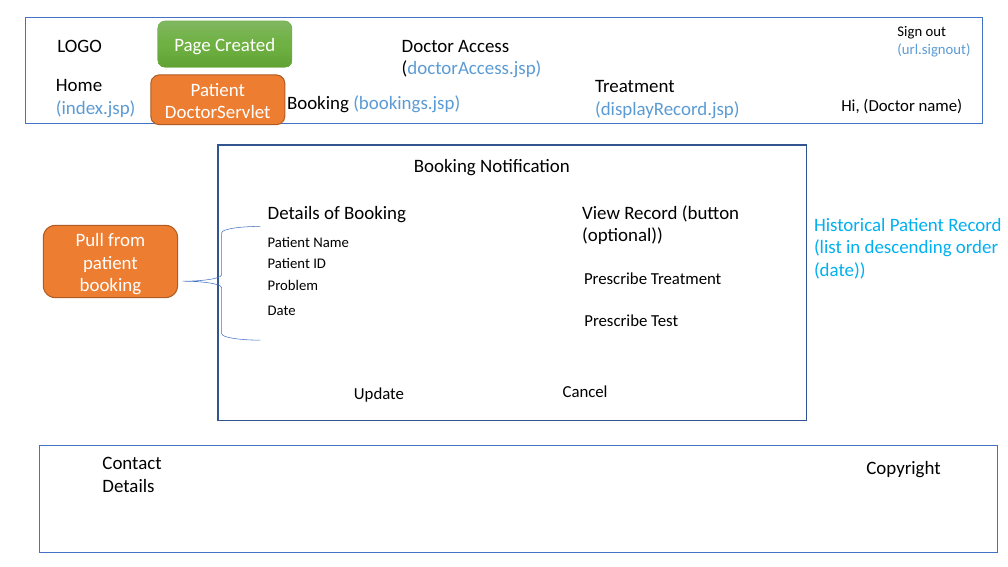
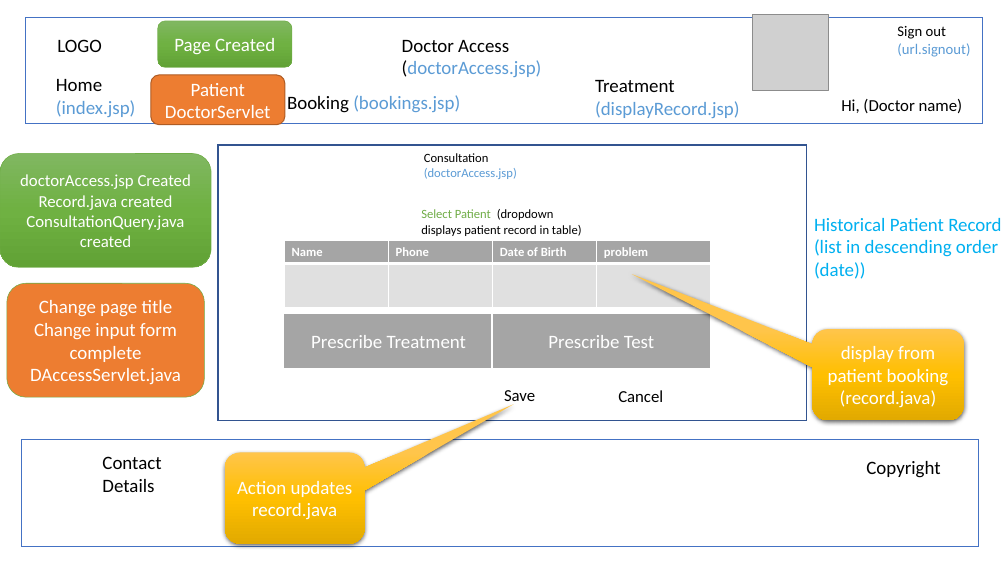
Before and after one commit to aaliceinw/ttagn2, a slide deck: slide 9 of Hospital Management Designv2.pptx (slide 11 before the commit). Drawn at 1008x567 pixels with LibreOffice and Linux fonts; fonts in the diff are those of the drawing; grey boxes stand for pictures. Boxes give left, top, right and bottom in pixels: in the first picture for what was removed or moved away, otherwise in the second. Text is boxed around its words. In the diff, an @@ line names an element or a change of style, - is before the commit and + after.

```diff
--- a/Hospital Management Designv2.pptx
+++ b/Hospital Management Designv2.pptx
@@ picture added at (752, 14, 828, 90) @@
@@ rounded rectangle added at (0, 154, 211, 268), fill gradient #81B861 to #6FB242 to #62A336, outline #70AD47 0.5 pt, 16 pt, text #FFFFFF @@
+doctorAccess.jsp Created
+Record.java created
+ConsultationQuery.java created
@@ text at (424, 153, 517, 179): text changed; size 18 to 12 pt; text colour #000000 to #5B9BD5 @@
-Booking Notification
+Consultation
+(doctorAccess.jsp)
@@ text at (421, 209, 582, 236): text changed; size 18 to 12 pt @@
-Details of Booking
+Select Patient (dropdown displays patient record in table)
@@ text removed at (582, 205, 739, 244) @@
-View Record (button (optional))
@@ rounded rectangle removed at (43, 225, 178, 298) @@
-Pull from patient booking
@@ left brace removed at (183, 226, 260, 340) @@
@@ text removed at (268, 237, 349, 247) @@
-Patient Name
@@ text removed at (268, 258, 326, 268) @@
-Patient ID
@@ table added at (284, 240, 712, 307), 2 rows, 4 columns @@
+Name | Phone | Date of Birth | problem
+ |  |  | 
@@ rounded rectangle added at (7, 284, 204, 398), fill #ED7D31, outline #70AD47 0.5 pt, 18 pt, text #FFFFFF @@
+Change page title
+Change input form
+complete DAccessServlet.java
@@ text removed at (268, 279, 318, 290) @@
-Problem
@@ text removed at (268, 305, 296, 315) @@
-Date
@@ rectangle "Prescribe Treatment" at (284, 314, 495, 369): size 16 to 18 pt, text colour #000000 to #FFFFFF; alignment left to centre; vertical alignment top to middle; fill none to #A5A5A5; outline none to #FFFFFF 1.5 pt @@
@@ rectangle "Prescribe Treatment": place and size @@
-rectangle "Prescribe Treatment" at (584, 272, 721, 284)
+rectangle "Prescribe Treatment" at (284, 314, 495, 369)
@@ rectangle "Prescribe Test": place and size @@
-rectangle "Prescribe Test" at (584, 314, 678, 326)
+rectangle "Prescribe Test" at (492, 314, 711, 369)
@@ rectangle "Prescribe Test" at (492, 314, 711, 369): size 16 to 18 pt, text colour #000000 to #FFFFFF; alignment left to centre; vertical alignment top to middle; fill none to #A5A5A5; outline none to #FFFFFF 1.5 pt @@
@@ rounded speech box added at (813, 329, 964, 420), fill gradient #FFC64B to #FFC000 to #E3AB00, 18 pt, text #FFFFFF @@
+display from patient booking (record.java)
@@ text "Cancel": place and size @@
-text "Cancel" at (563, 385, 608, 397)
+text "Cancel" at (618, 390, 663, 402)
@@ text at (504, 390, 535, 406): text changed @@
-Update
+Save
@@ rectangle: place and size @@
-rectangle at (39, 445, 997, 552)
+rectangle at (21, 440, 979, 547)
@@ rounded speech box added at (225, 453, 364, 544), fill gradient #FFC64B to #FFC000 to #E3AB00, 18 pt, text #FFFFFF @@
+Action updates record.java
```
Also in this commit, not shown: 10 other slides changed, 2 slides removed, 1 other file.
